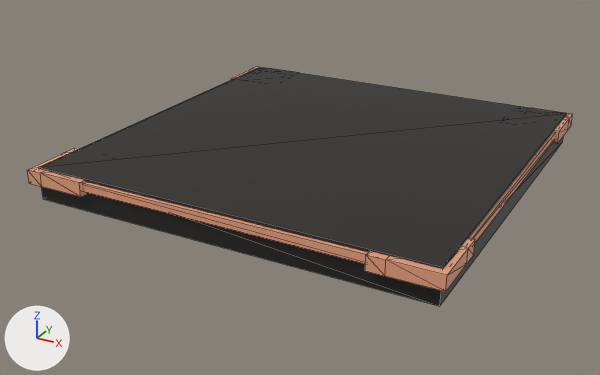
One commit to the glTF model public/models/chess-board.glb: the scene before it, then after it.
Rendered twice from a camera (50 mm lens) standing at (9.36, -18.32, 7.57) and looking at (-0.37, -0.63, -1.28). The axes (+X, +Y, +Z) are drawn at lower left. The lights are the same throughout. Mesh edges are drawn as thin lines. Where no turn or scale is listed for an object, it has been applied to the vertices. Vertices at the same position are counted once.

Before the edit, the objects in view are built like this:
```python
ob_cube = bpy.data.objects.new('Cube', me_cube_004)
ob_cube.location = (0.03, 0.0, -0.1)
ob_cube_001 = bpy.data.objects.new('Cube.001', me_cube_003)
ob_cube_001.location = (0.0, 0.0, -0.21)
ob_cube_002 = bpy.data.objects.new('Cube.002', me_cube_006)
ob_cube_002.location = (4.25, -4.26, -0.18)
ob_cube_003 = bpy.data.objects.new('Cube.003', me_cube_007)
ob_cube_003.location = (4.25, 4.64, -0.18)
ob_cube_004 = bpy.data.objects.new('Cube.004', me_cube_008)
ob_cube_004.location = (-4.65, 4.64, -0.18)
ob_cube_005 = bpy.data.objects.new('Cube.005', me_cube_005)
ob_cube_005.location = (-4.66, -4.26, -0.18)
```
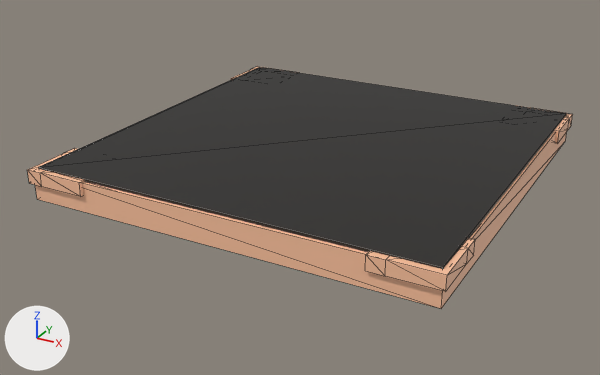
Patch to the scene script:
```diff
--- a/public/models/chess-board.glb.py
+++ b/public/models/chess-board.glb.py
@@ mat_material_003 @@
 mat_material_003 = principled_material('Material.003')
-mat_material_003.base_color = (0.799, 0.361, 0.216)  # beige #e7a280
+mat_material_003.base_color = (1.0, 0.552, 0.347)  # beige #ffc49f
@@ mat_material_005 @@
 mat_material_005 = principled_material('Material.005')
-mat_material_005.base_color = (0.799, 0.361, 0.216)  # beige #e7a280
+mat_material_005.base_color = (1.0, 0.552, 0.347)  # beige #ffc49f
@@ me_cube_003 @@
 me_cube_003.from_pydata(...)  # 8 vertices, 12 faces; spans x -5.19..5.19, y -5.19..5.19, z -0.11..0.11
 # used by ob_cube_001; location = (0.0, 0.0, -0.21)
+# me_cube_003 part 1: the whole mesh is scaled about its middle by (1, 1, 3.56), then moved by (0.0, 0.0, -0.27)
 me_cube_003.materials.append(mat_material_003)
```

What differs and where, as boxes [x1, y1, x2, y2] in the pictures (600 x 375 px; the box of a moved part takes in the faces that stretch with it):
'Cube.001', recoloured, mesh rescaled: before [82, 132, 556, 264]; after [35, 132, 567, 309]
'Cube.002', recoloured: [365, 238, 475, 292] in both
'Cube.005', recoloured: [27, 148, 86, 197] in both
'Cube.003', recoloured: [553, 113, 573, 144] in both
'Cube.004', recoloured: [234, 67, 257, 78] in both
part 1 of me_cube_003, moved or reshaped: before [82, 133, 556, 264]; after [35, 132, 567, 309]
